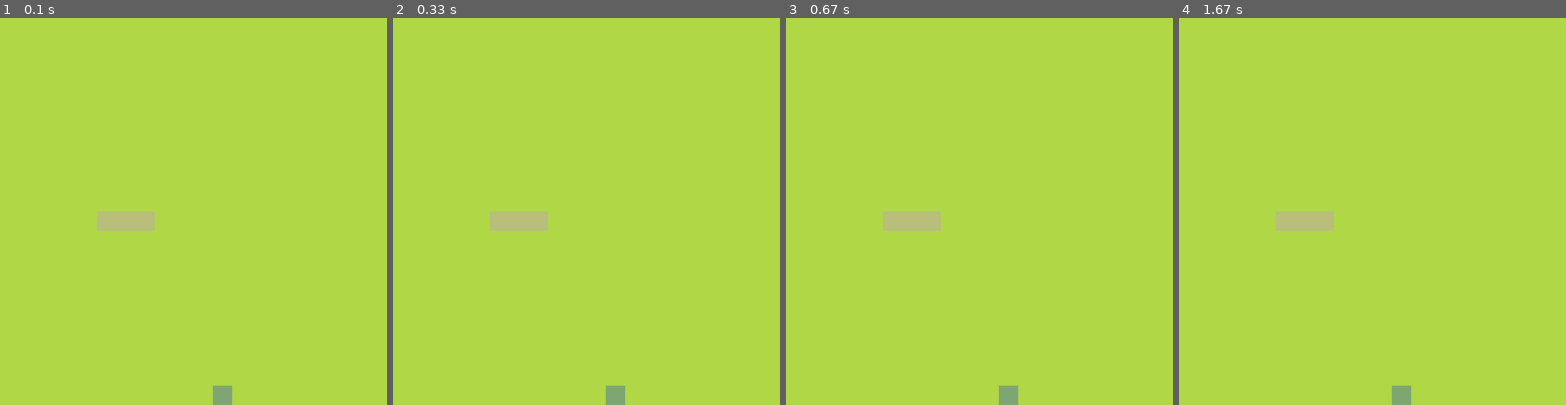
Above: before the commit, frames 1-4 (left to right).
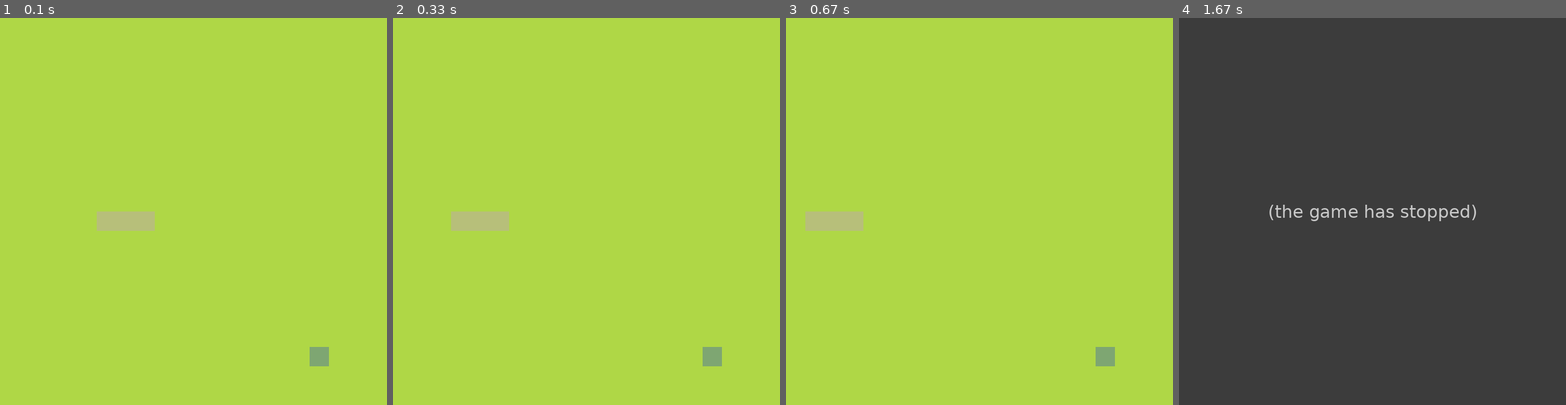
Above: after the commit, the same moments.

Repository: WaterSupply201908/STEMWork
Game: pygame game, started from Class/FRI FH 1800/Snake Game/main.py
Same seed, same stepped clock (60 frames per second), same inputs: the game is played once before the commit and once after it.
Inputs:
- Up to frame 1 (0.1 s): no input
- Up to frame 2 (0.33 s): no input
- Up to frame 3 (0.67 s): tap Enter at 0.33 s
- Up to frame 4 (1.67 s): hold Right 0.67-1.13 s

The runs differ from the first frame. In frame 1, 0.5% of the frame differs, in the area x 55-85%, y 85-100%; in frame 2, 1.5%; in frame 3, 2.0%; in frame 4, 100%, in the area x 0-100%, y 0-100%.
After the commit the program exited at 0.75 s; later frames show no game.

Commit message:
2025-03-28 Snake Game - part 3 [pg 73]

Diff:
--- a/Class/FRI FH 1800/Snake Game/main.py
+++ b/Class/FRI FH 1800/Snake Game/main.py
@@ -3,10 +3,42 @@
 import random
 from pygame import Vector2
 
+class MAIN :
+    def __init__(self) :
+        self.snake = Snake()
+        self.fruit = Fruit()
+
+    def update(self) :
+        self.snake.move_snake()
+        self.check_collision()
+        self.check_fail()
+
+    def draw_elements(self) :
+        self.fruit.draw_fruit()
+        self.snake.draw_snake()
+
+    def check_collision(self) :
+        if self.fruit.pos == self.snake.body[0] :
+            self.fruit.randomize()
+            self.snake.add_block()
+
+    def check_fail(self) :
+        if not 0 <= self.snake.body[0].x < cell_number or not 0 <= self.snake.body[0].y < cell_number :
+            self.game_over()
+
+        for block in self.snake.body[1:] :
+            if block == self.snake.body[0] :
+                self.game_over()
+
+    def game_over(self) :
+        pygame.quit()
+        sys.exit()
+
 class Snake :
     def __init__(self) :
         self.body = [Vector2(5, 10), Vector2(6, 10), Vector2(7, 10)]
-        self.direction = Vector2(1, 0)
+        self.direction = Vector2(-1, 0)
+        self.new_block = False
 
     def draw_snake(self) :
         for block in self.body :
@@ -14,28 +46,41 @@
             pygame.draw.rect(screen, (183, 191, 122), block_rect)
 
     def move_snake(self) :
-        body_copy = self.body[:-1]
-        body_copy.insert(0, body_copy[0]+self.direction)
-        self.body = body_copy
+        if self.new_block :
+            body_copy = self.body[:]
+            body_copy.insert(0, body_copy[0]+self.direction)
+            self.body = body_copy
+
+            self.new_block = False
+        else :
+            body_copy = self.body[:-1]
+            body_copy.insert(0, body_copy[0]+self.direction)
+            self.body = body_copy
+
+    def add_block(self) :
+        self.new_block = True
 
 class Fruit :
     def __init__(self) :
-        self.x = random.randint(0, cell_number-1)
-        self.y = random.randint(0, cell_number-1)
-        self.pos = Vector2(self.x, self.y)
+        self.randomize()
 
     def draw_fruit(self) :
         fruit_rect = pygame.Rect(self.pos.x*cell_size, self.pos.y*cell_size, cell_size, cell_size)
         pygame.draw.rect(screen, (126, 166, 114), fruit_rect)
 
+    def randomize(self) :
+        self.x = random.randint(0, cell_number-1)
+        self.y = random.randint(0, cell_number-1)
+        self.pos = Vector2(self.x, self.y)
+
+# Main program
 pygame.init()
 cell_size = 40
 cell_number = 20
 screen = pygame.display.set_mode((cell_number*cell_size, cell_number*cell_size))
 clock = pygame.time.Clock()
 
-fruit = Fruit()
-snake = Snake()
+main_game = MAIN()
 
 SCREEN_UPDATE = pygame.USEREVENT
 pygame.time.set_timer(SCREEN_UPDATE, 150)
@@ -45,11 +90,19 @@
         if e.type == pygame.QUIT :
             pygame.quit()
             sys.exit()
+        if e.type == SCREEN_UPDATE :
+            main_game.update()
+        if e.type == pygame.KEYDOWN :
+            if e.key == pygame.K_UP :
+                main_game.snake.direction = Vector2(0, -1)
+            if e.key == pygame.K_RIGHT :
+                main_game.snake.direction = Vector2(1, 0)
+            if e.key == pygame.K_DOWN :
+                main_game.snake.direction = Vector2(0, 1)
+            if e.key == pygame.K_LEFT :
+                main_game.snake.direction = Vector2(-1, 0)
 
     screen.fill((175, 215, 70))
-
-    fruit.draw_fruit()
-    snake.draw_snake()
-
+    main_game.draw_elements()
     pygame.display.update()
     clock.tick(60)
